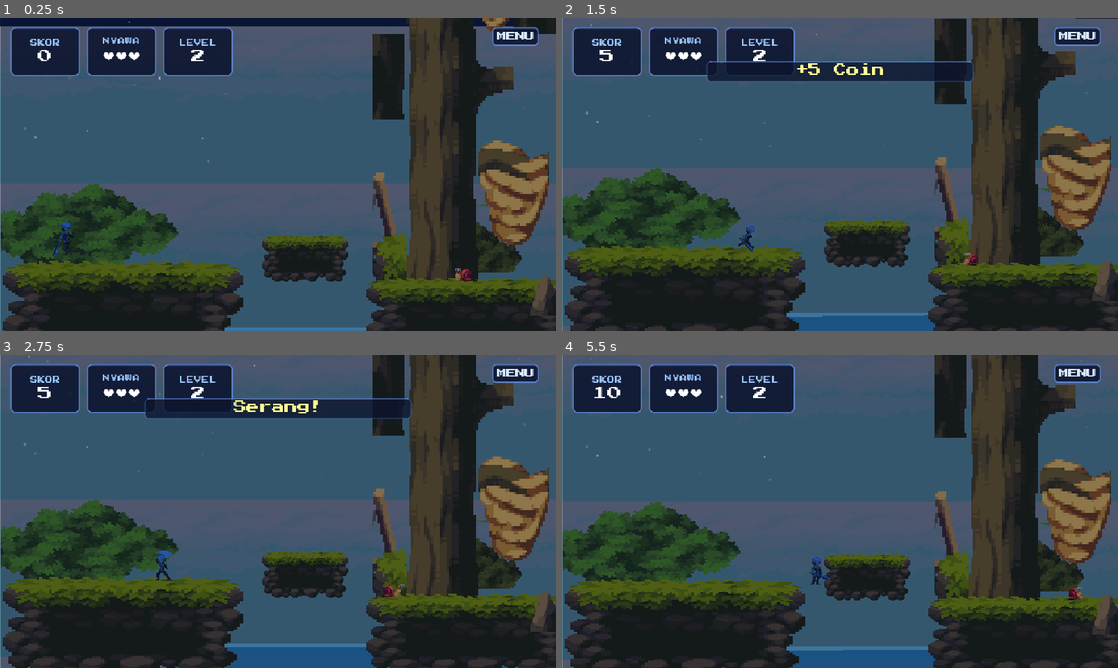
Above: before the commit, frames 1-4 (two rows, left to right).
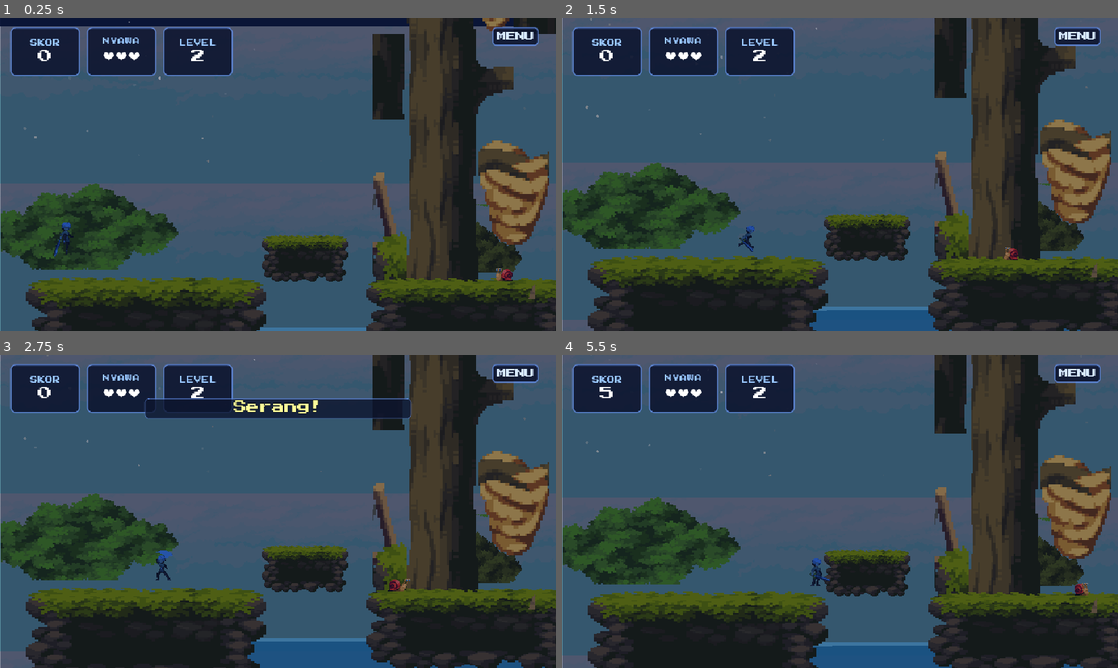
Above: after the commit, the same moments.

Repository: Destaanugra1/game-final
Game: Godot game, scene res://scenes/gameplay_level2.tscn
The game is run twice, just before and just after one commit, with the same random seed, the same clock (stepped at 60 frames per second) and the same inputs. This scene is started directly instead of the project's main scene.
Inputs (mouse positions are in pixels of both pictures, inside the frame that each line leads up to):
- Up to frame 1 (0.25 s): no input
- Up to frame 2 (1.5 s): tap Enter (ui_accept) at 0.5, 0.77 s; move the mouse to (962, 158) at 0.52 s; hold E 0.53-1.28 s; hold Right (ui_right) from 0.53 s (still down); click (962, 158) at 0.67 s; move the mouse to (728, 190) at 1.27 s; tap E at 1.35 s
- Up to frame 3 (2.75 s): tap Enter (ui_accept) at 1.52 s; move the mouse to (333, 442) at 2.02 s; release Right (ui_right) at 2.03 s; hold Left (ui_left) from 2.03 s (still down); hold J from 2.03 s (still down); tap E at 2.3 s
- Up to frame 4 (5.5 s): move the mouse to (812, 574) at 2.77 s; release Left (ui_left) at 2.78 s; release J at 2.78 s; hold Right (ui_right) 2.78-4.28 s; tap E at 2.85, 4.55 s; click (812, 574) at 2.92 s; tap Enter (ui_accept) at 3.02, 3.77, 4.52 s; move the mouse to (1006, 558) at 3.52 s; hold E 3.53-4.28 s; move the mouse to (673, 464) at 4.27 s; hold Left (ui_left) 4.28-5.03 s; tap J at 4.35 s; move the mouse to (867, 511) at 5.02 s; hold Right (ui_right) from 5.03 s (still down); hold E from 5.03 s (still down); click (867, 511) at 5.17 s

The runs differ from the first frame. In frame 1, 6.4% of the frame differs, in the area x 0-100%, y 77-100%; in frame 2, 19%, in the area x 0-100%, y 0-100%; in frame 3, 17%; in frame 4, 15%.

Commit message:
update ui

Diff:
--- a/scenes/gameplay.tscn
+++ b/scenes/gameplay.tscn
@@ -277,7 +277,7 @@
 disabled = true
 
 [node name="NPC" type="Area2D" parent="." unique_id=2015113257]
-position = Vector2(1506, 402)
+position = Vector2(1480, 424)
 
 [node name="CollisionShape2D" type="CollisionShape2D" parent="NPC" unique_id=446814477]
 position = Vector2(2, -21)
@@ -365,6 +365,7 @@
 hframes = 4
 
 [node name="Coins" type="Node2D" parent="." unique_id=2088434822]
+z_index = 3
 
 [node name="Coin1" type="Area2D" parent="Coins" unique_id=299527681]
 position = Vector2(260, 380)
@@ -409,7 +410,7 @@
 [node name="Drops" type="Node2D" parent="." unique_id=764341648]
 
 [node name="Gate" type="Area2D" parent="." unique_id=1356160222]
-position = Vector2(1880, 380)
+position = Vector2(1880, 410)
 
 [node name="CollisionShape2D" type="CollisionShape2D" parent="Gate" unique_id=57549545]
 position = Vector2(-1, -8)
--- a/scenes/gameplay_level2.tscn
+++ b/scenes/gameplay_level2.tscn
@@ -50,7 +50,7 @@
 region = Rect2(224, 80, 112, 80)
 
 [sub_resource type="RectangleShape2D" id="RectGround400"]
-size = Vector2(471, 176)
+size = Vector2(338.25, 176)
 
 [sub_resource type="AtlasTexture" id="AtlasGroundTile"]
 atlas = ExtResource("8")
@@ -87,7 +87,7 @@
 [sub_resource type="RectangleShape2D" id="RectGate"]
 size = Vector2(28, 48)
 
-[node name="Gameplay" type="Node2D" unique_id=1777211901]
+[node name="Gameplay2" type="Node2D" unique_id=1777211901]
 script = ExtResource("1")
 
 [node name="DirectionalLight2D" type="DirectionalLight2D" parent="." unique_id=181473934]
@@ -164,25 +164,25 @@
 texture_filter = 1
 
 [node name="Ground1" type="StaticBody2D" parent="Environment" unique_id=1476998372]
-position = Vector2(200, 520)
+position = Vector2(220, 520)
 
 [node name="CollisionShape2D" type="CollisionShape2D" parent="Environment/Ground1" unique_id=214225764]
-position = Vector2(-4, 8)
+position = Vector2(41, 18)
 shape = SubResource("RectGround400")
 
 [node name="TextureRect" type="TextureRect" parent="Environment/Ground1" unique_id=1711587434]
-offset_left = -221.0
-offset_top = -120.0
-offset_right = 205.0
-offset_bottom = 76.0
+offset_left = -181.0
+offset_top = -92.0
+offset_right = 245.0
+offset_bottom = 104.0
 texture = SubResource("AtlasGroundTile")
 stretch_mode = 1
 
 [node name="Ground2" type="StaticBody2D" parent="Environment" unique_id=1333598761]
-position = Vector2(760, 520)
+position = Vector2(820, 520)
 
 [node name="CollisionShape2D" type="CollisionShape2D" parent="Environment/Ground2" unique_id=1826040495]
-position = Vector2(-52, 24)
+position = Vector2(-4.875, 24)
 shape = SubResource("RectGround400")
 
 [node name="TextureRect" type="TextureRect" parent="Environment/Ground2" unique_id=252040157]
@@ -194,7 +194,7 @@
 stretch_mode = 1
 
 [node name="Ground3" type="StaticBody2D" parent="Environment" unique_id=2099307223]
-position = Vector2(1320, 520)
+position = Vector2(1460, 520)
 
 [node name="CollisionShape2D" type="CollisionShape2D" parent="Environment/Ground3" unique_id=2040691035]
 position = Vector2(80.5, -9)
@@ -209,7 +209,7 @@
 stretch_mode = 1
 
 [node name="Ground4" type="StaticBody2D" parent="Environment" unique_id=575677417]
-position = Vector2(1840, 520)
+position = Vector2(2100, 520)
 
 [node name="CollisionShape2D" type="CollisionShape2D" parent="Environment/Ground4" unique_id=1414064257]
 position = Vector2(85, 4.5)
@@ -224,7 +224,7 @@
 stretch_mode = 1
 
 [node name="Platform1" type="StaticBody2D" parent="Environment" unique_id=1227320030]
-position = Vector2(480, 360)
+position = Vector2(520, 360)
 
 [node name="CollisionShape2D" type="CollisionShape2D" parent="Environment/Platform1" unique_id=2143368060]
 position = Vector2(9, 60)
@@ -239,7 +239,7 @@
 stretch_mode = 1
 
 [node name="Platform2" type="StaticBody2D" parent="Environment" unique_id=478084]
-position = Vector2(1040, 320)
+position = Vector2(1180, 310)
 
 [node name="CollisionShape2D" type="CollisionShape2D" parent="Environment/Platform2" unique_id=2041893284]
 position = Vector2(14, 115)
@@ -285,7 +285,7 @@
 disabled = true
 
 [node name="NPC" type="Area2D" parent="." unique_id=2015113257]
-position = Vector2(1496, 381)
+position = Vector2(1350, 424)
 
 [node name="CollisionShape2D" type="CollisionShape2D" parent="NPC" unique_id=446814477]
 position = Vector2(2, -44)
@@ -327,7 +327,7 @@
 autowrap_mode = 3
 
 [node name="NPC2" type="Area2D" parent="." unique_id=355578011]
-position = Vector2(1760, 360)
+position = Vector2(2650, 424)
 
 [node name="CollisionShape2D" type="CollisionShape2D" parent="NPC2" unique_id=162807071]
 position = Vector2(2, -30)
@@ -372,7 +372,7 @@
 [node name="Enemies" type="Node2D" parent="." unique_id=129552488]
 
 [node name="Snail1" type="Area2D" parent="Enemies" unique_id=1794894168 groups=["enemies"]]
-position = Vector2(620, 384)
+position = Vector2(770, 448)
 
 [node name="CollisionShape2D" type="CollisionShape2D" parent="Enemies/Snail1" unique_id=53000764]
 position = Vector2(120, 3)
@@ -384,7 +384,7 @@
 hframes = 8
 
 [node name="Snail2" type="Area2D" parent="Enemies" unique_id=998635796 groups=["enemies"]]
-position = Vector2(1581, 351)
+position = Vector2(1540, 448)
 
 [node name="CollisionShape2D" type="CollisionShape2D" parent="Enemies/Snail2" unique_id=538101880]
 position = Vector2(1, -27)
@@ -396,7 +396,7 @@
 hframes = 8
 
 [node name="Bee1" type="Area2D" parent="Enemies" unique_id=564008998 groups=["enemies"]]
-position = Vector2(930, 220)
+position = Vector2(1080, 220)
 
 [node name="CollisionShape2D" type="CollisionShape2D" parent="Enemies/Bee1" unique_id=1490406596]
 shape = SubResource("RectEnemyBee")
@@ -406,7 +406,7 @@
 hframes = 4
 
 [node name="Bee2" type="Area2D" parent="Enemies" unique_id=48350076 groups=["enemies"]]
-position = Vector2(1680, 190)
+position = Vector2(1840, 190)
 
 [node name="CollisionShape2D" type="CollisionShape2D" parent="Enemies/Bee2" unique_id=1282204363]
 shape = SubResource("RectEnemyBee")
@@ -416,7 +416,7 @@
 hframes = 4
 
 [node name="Snail3" type="Area2D" parent="Enemies" unique_id=271670753 groups=["enemies"]]
-position = Vector2(2439, 326)
+position = Vector2(2180, 448)
 
 [node name="CollisionShape2D" type="CollisionShape2D" parent="Enemies/Snail3" unique_id=32069544]
 position = Vector2(-1, -19)
@@ -428,7 +428,7 @@
 hframes = 8
 
 [node name="Bee3" type="Area2D" parent="Enemies" unique_id=1431134286 groups=["enemies"]]
-position = Vector2(2620, 170)
+position = Vector2(2660, 170)
 
 [node name="CollisionShape2D" type="CollisionShape2D" parent="Enemies/Bee3" unique_id=2077224003]
 shape = SubResource("RectEnemyBee")
@@ -438,9 +438,10 @@
 hframes = 4
 
 [node name="Coins" type="Node2D" parent="." unique_id=2088434822]
+z_index = 3
 
 [node name="Coin1" type="Area2D" parent="Coins" unique_id=299527681]
-position = Vector2(260, 380)
+position = Vector2(300, 390)
 
 [node name="CollisionShape2D" type="CollisionShape2D" parent="Coins/Coin1" unique_id=1631363916]
 shape = SubResource("RectCoin")
@@ -450,7 +451,7 @@
 texture = SubResource("AtlasCoin")
 
 [node name="Coin2" type="Area2D" parent="Coins" unique_id=1212097324]
-position = Vector2(480, 310)
+position = Vector2(560, 325)
 
 [node name="CollisionShape2D" type="CollisionShape2D" parent="Coins/Coin2" unique_id=736277769]
 shape = SubResource("RectCoin")
@@ -460,7 +461,7 @@
 texture = SubResource("AtlasCoin")
 
 [node name="Coin3" type="Area2D" parent="Coins" unique_id=929189304]
-position = Vector2(760, 380)
+position = Vector2(980, 390)
 
 [node name="CollisionShape2D" type="CollisionShape2D" parent="Coins/Coin3" unique_id=1798707987]
 shape = SubResource("RectCoin")
@@ -470,7 +471,7 @@
 texture = SubResource("AtlasCoin")
 
 [node name="Coin4" type="Area2D" parent="Coins" unique_id=1813796582]
-position = Vector2(1040, 260)
+position = Vector2(1340, 270)
 
 [node name="CollisionShape2D" type="CollisionShape2D" parent="Coins/Coin4" unique_id=175183519]
 shape = SubResource("RectCoin")
@@ -480,10 +481,9 @@
 texture = SubResource("AtlasCoin")
 
 [node name="Coin5" type="Area2D" parent="Coins" unique_id=645914191]
-position = Vector2(2260, 370)
+position = Vector2(2240, 390)
 
 [node name="CollisionShape2D" type="CollisionShape2D" parent="Coins/Coin5" unique_id=1975754671]
-position = Vector2(-0.5, 0)
 shape = SubResource("RectCoin")
 
 [node name="Visual" type="Sprite2D" parent="Coins/Coin5" unique_id=176665949]
@@ -503,7 +503,7 @@
 [node name="Drops" type="Node2D" parent="." unique_id=764341648]
 
 [node name="Gate" type="Area2D" parent="." unique_id=1356160222]
-position = Vector2(1879, 386)
+position = Vector2(2960, 410)
 
 [node name="CollisionShape2D" type="CollisionShape2D" parent="Gate" unique_id=57549545]
 position = Vector2(0, 1)
--- a/scenes/gameplay_level3.tscn
+++ b/scenes/gameplay_level3.tscn
@@ -15,7 +15,7 @@
 [ext_resource type="AudioStream" uid="uid://c4suviqctqm4" path="res://assets/sounds/mixkit-video-game-treasure-2066.wav" id="12_72rua"]
 
 [sub_resource type="RectangleShape2D" id="RectRiver"]
-size = Vector2(2500, 80)
+size = Vector2(4200, 80)
 
 [sub_resource type="Shader" id="ShaderWater"]
 code = "shader_type canvas_item;
@@ -50,14 +50,14 @@
 region = Rect2(224, 80, 112, 80)
 
 [sub_resource type="RectangleShape2D" id="RectGround400"]
-size = Vector2(460.875, 176)
+size = Vector2(460.875, 137)
 
 [sub_resource type="AtlasTexture" id="AtlasGroundTile"]
 atlas = ExtResource("8")
 region = Rect2(0, 0, 80, 80)
 
 [sub_resource type="RectangleShape2D" id="RectGround320"]
-size = Vector2(320, 240)
+size = Vector2(320, 182)
 
 [sub_resource type="RectangleShape2D" id="RectPlatform"]
 size = Vector2(158, 70)
@@ -114,17 +114,17 @@
 
 [node name="ContinuousRiver" type="Area2D" parent="." unique_id=727260417 groups=["hazards"]]
 z_index = -1
-position = Vector2(1550, 560)
+position = Vector2(2000, 560)
 
 [node name="CollisionShape2D" type="CollisionShape2D" parent="ContinuousRiver" unique_id=1833917765]
-position = Vector2(53, 49)
+position = Vector2(0, 49)
 shape = SubResource("RectRiver")
 
 [node name="Water" type="ColorRect" parent="ContinuousRiver" unique_id=1950174574]
 material = SubResource("MaterialWater")
-offset_left = -1250.0
+offset_left = -2100.0
 offset_top = -20.0
-offset_right = 1250.0
+offset_right = 2100.0
 offset_bottom = 60.0
 
 [node name="DecorBack" type="Node2D" parent="." unique_id=1893054248]
@@ -171,59 +171,61 @@
 shape = SubResource("RectGround400")
 
 [node name="TextureRect" type="TextureRect" parent="Environment/Ground1" unique_id=1711587434]
-offset_left = -221.0
-offset_top = -120.0
-offset_right = 205.0
-offset_bottom = 76.0
+offset_left = -240.0
+offset_top = -88.0
+offset_right = 230.0
+offset_bottom = 100.0
 texture = SubResource("AtlasGroundTile")
 stretch_mode = 1
 
 [node name="Ground2" type="StaticBody2D" parent="Environment" unique_id=1333598761]
-position = Vector2(760, 520)
+position = Vector2(800, 520)
 
 [node name="CollisionShape2D" type="CollisionShape2D" parent="Environment/Ground2" unique_id=1826040495]
 position = Vector2(-37.875, 24)
 shape = SubResource("RectGround400")
 
 [node name="TextureRect" type="TextureRect" parent="Environment/Ground2" unique_id=252040157]
-offset_left = -193.0
-offset_top = -86.0
-offset_right = 176.0
-offset_bottom = 73.0
+offset_left = -270.0
+offset_top = -88.0
+offset_right = 195.0
+offset_bottom = 100.0
+size_flags_horizontal = 0
 texture = SubResource("AtlasGroundTile")
 stretch_mode = 1
 
 [node name="Ground3" type="StaticBody2D" parent="Environment" unique_id=2099307223]
-position = Vector2(1320, 520)
+position = Vector2(1460, 520)
 
 [node name="CollisionShape2D" type="CollisionShape2D" parent="Environment/Ground3" unique_id=2040691035]
-position = Vector2(87, -9)
+position = Vector2(87, 10.5)
 shape = SubResource("RectGround400")
 
 [node name="TextureRect" type="TextureRect" parent="Environment/Ground3" unique_id=442258486]
-offset_left = -163.0
-offset_top = -111.0
-offset_right = 326.0
-offset_bottom = -31.0
+offset_left = -150.0
+offset_top = -82.0
+offset_right = 320.0
+offset_bottom = 100.0
 texture = SubResource("AtlasGroundTile")
 stretch_mode = 1
 
 [node name="Ground4" type="StaticBody2D" parent="Environment" unique_id=575677417]
-position = Vector2(1840, 520)
+position = Vector2(2100, 520)
 
 [node name="CollisionShape2D" type="CollisionShape2D" parent="Environment/Ground4" unique_id=1414064257]
+position = Vector2(0, 29)
 shape = SubResource("RectGround320")
 
 [node name="TextureRect" type="TextureRect" parent="Environment/Ground4" unique_id=487832965]
-offset_left = -160.0
-offset_top = -120.0
-offset_right = 160.0
-offset_bottom = -40.0
+offset_left = -170.0
+offset_top = -88.0
+offset_right = 170.0
+offset_bottom = 100.0
 texture = SubResource("AtlasGroundTile")
 stretch_mode = 1
 
 [node name="Platform1" type="StaticBody2D" parent="Environment" unique_id=1227320030]
-position = Vector2(480, 360)
+position = Vector2(500, 360)
 
 [node name="CollisionShape2D" type="CollisionShape2D" parent="Environment/Platform1" unique_id=2143368060]
 position = Vector2(9, 60)
@@ -238,7 +240,7 @@
 stretch_mode = 1
 
 [node name="Platform2" type="StaticBody2D" parent="Environment" unique_id=478084]
-position = Vector2(1040, 320)
+position = Vector2(1130, 360)
 
 [node name="CollisionShape2D" type="CollisionShape2D" parent="Environment/Platform2" unique_id=2041893284]
 position = Vector2(14, 115)
@@ -269,7 +271,7 @@
 position = Vector2(0, -120)
 limit_left = 0
 limit_top = 0
-limit_right = 3040
+limit_right = 3840
 limit_bottom = 600
 position_smoothing_enabled = true
 position_smoothing_speed = 8.0
@@ -284,7 +286,7 @@
 disabled = true
 
 [node name="NPC" type="Area2D" parent="." unique_id=2015113257]
-position = Vector2(1496, 381)
+position = Vector2(1700, 424)
 
 [node name="CollisionShape2D" type="CollisionShape2D" parent="NPC" unique_id=446814477]
 position = Vector2(2, -44)
@@ -326,7 +328,7 @@
 autowrap_mode = 3
 
 [node name="NPC2" type="Area2D" parent="." unique_id=355578011]
-position = Vector2(1746, 367)
+position = Vector2(2600, 424)
 
 [node name="CollisionShape2D" type="CollisionShape2D" parent="NPC2" unique_id=162807071]
 position = Vector2(1.5, -13.5)
@@ -371,7 +373,7 @@
 [node name="Enemies" type="Node2D" parent="." unique_id=129552488]
 
 [node name="Snail1" type="Area2D" parent="Enemies" unique_id=1794894168 groups=["enemies"]]
-position = Vector2(620, 384)
+position = Vector2(800, 448)
 
 [node name="CollisionShape2D" type="CollisionShape2D" parent="Enemies/Snail1" unique_id=53000764]
 position = Vector2(120, 3)
@@ -383,7 +385,7 @@
 hframes = 8
 
 [node name="Snail2" type="Area2D" parent="Enemies" unique_id=998635796 groups=["enemies"]]
-position = Vector2(1286, 353)
+position = Vector2(2100, 448)
 
 [node name="CollisionShape2D" type="CollisionShape2D" parent="Enemies/Snail2" unique_id=538101880]
 position = Vector2(1, -27)
@@ -395,7 +397,7 @@
 hframes = 8
 
 [node name="Bee1" type="Area2D" parent="Enemies" unique_id=564008998 groups=["enemies"]]
-position = Vector2(930, 220)
+position = Vector2(800, 200)
 
 [node name="CollisionShape2D" type="CollisionShape2D" parent="Enemies/Bee1" unique_id=1490406596]
 shape = SubResource("RectEnemyBee")
@@ -405,7 +407,7 @@
 hframes = 4
 
 [node name="Bee2" type="Area2D" parent="Enemies" unique_id=48350076 groups=["enemies"]]
-position = Vector2(1680, 190)
+position = Vector2(1450, 200)
 
 [node name="CollisionShape2D" type="CollisionShape2D" parent="Enemies/Bee2" unique_id=1282204363]
 shape = SubResource("RectEnemyBee")
@@ -415,7 +417,7 @@
 hframes = 4
 
 [node name="Snail3" type="Area2D" parent="Enemies" unique_id=271670753 groups=["enemies"]]
-position = Vector2(2460, 384)
+position = Vector2(2750, 448)
 
 [node name="CollisionShape2D" type="CollisionShape2D" parent="Enemies/Snail3" unique_id=32069544]
 position = Vector2(0, -1)
@@ -427,7 +429,7 @@
 hframes = 8
 
 [node name="Bee3" type="Area2D" parent="Enemies" unique_id=1431134286 groups=["enemies"]]
-position = Vector2(2620, 170)
+position = Vector2(2150, 200)
 
 [node name="CollisionShape2D" type="CollisionShape2D" parent="Enemies/Bee3" unique_id=2077224003]
 shape = SubResource("RectEnemyBee")
@@ -437,9 +439,10 @@
 hframes = 4
 
 [node name="Coins" type="Node2D" parent="." unique_id=2088434822]
+z_index = 3
 
 [node name="Coin1" type="Area2D" parent="Coins" unique_id=299527681]
-position = Vector2(260, 380)
+position = Vector2(400, 390)
 
 [node name="CollisionShape2D" type="CollisionShape2D" parent="Coins/Coin1" unique_id=1631363916]
 shape = SubResource("RectCoin")
@@ -449,7 +452,7 @@
 texture = SubResource("AtlasCoin")
 
 [node name="Coin2" type="Area2D" parent="Coins" unique_id=1212097324]
-position = Vector2(480, 310)
+position = Vector2(600, 280)
 
 [node name="CollisionShape2D" type="CollisionShape2D" parent="Coins/Coin2" unique_id=736277769]
 shape = SubResource("RectCoin")
@@ -459,7 +462,7 @@
 texture = SubResource("AtlasCoin")
 
 [node name="Coin3" type="Area2D" parent="Coins" unique_id=929189304]
-position = Vector2(760, 380)
+position = Vector2(1200, 390)
 
 [node name="CollisionShape2D" type="CollisionShape2D" parent="Coins/Coin3" unique_id=1798707987]
 shape = SubResource("RectCoin")
@@ -469,7 +472,7 @@
 texture = SubResource("AtlasCoin")
 
 [node name="Coin4" type="Area2D" parent="Coins" unique_id=1813796582]
-position = Vector2(1040, 260)
+position = Vector2(1400, 280)
 
 [node name="CollisionShape2D" type="CollisionShape2D" parent="Coins/Coin4" unique_id=175183519]
 shape = SubResource("RectCoin")
@@ -479,7 +482,7 @@
 texture = SubResource("AtlasCoin")
 
 [node name="Coin5" type="Area2D" parent="Coins" unique_id=645914191]
-position = Vector2(2260, 370)
+position = Vector2(2000, 390)
 
 [node name="CollisionShape2D" type="CollisionShape2D" parent="Coins/Coin5" unique_id=1975754671]
 shape = SubResource("RectCoin")
@@ -489,7 +492,7 @@
 texture = SubResource("AtlasCoin")
 
 [node name="Coin6" type="Area2D" parent="Coins" unique_id=736625498]
-position = Vector2(2620, 280)
+position = Vector2(2200, 280)
 
 [node name="CollisionShape2D" type="CollisionShape2D" parent="Coins/Coin6" unique_id=242292999]
 shape = SubResource("RectCoin")
@@ -501,7 +504,7 @@
 [node name="Drops" type="Node2D" parent="." unique_id=764341648]
 
 [node name="Gate" type="Area2D" parent="." unique_id=1356160222]
-position = Vector2(1879, 386)
+position = Vector2(3700, 410)
 
 [node name="CollisionShape2D" type="CollisionShape2D" parent="Gate" unique_id=57549545]
 position = Vector2(0, 1)
--- a/scripts/gameplay_level2.gd
+++ b/scripts/gameplay_level2.gd
@@ -153,13 +153,14 @@
 func _ensure_obstacles() -> void:
 	if has_node("Environment/ObstacleA"):
 		return
-	# Tiap obstacle pakai region batu berbeda dari Props-Rocks.png
-	_add_obstacle("ObstacleA", Vector2(940,  484), Vector2(64, 72),  Rect2(0,   0,  64, 64))
-	_add_obstacle("ObstacleB", Vector2(1740, 484), Vector2(84, 84),  Rect2(64,  0,  64, 64))
-	_add_obstacle("ObstacleC", Vector2(2280, 484), Vector2(72, 80),  Rect2(128, 0,  64, 64))
-	_add_obstacle("ObstacleD", Vector2(2680, 484), Vector2(80, 96),  Rect2(0,   64, 64, 64))
-
-func _add_obstacle(obstacle_name: String, pos: Vector2, size: Vector2, rock_region: Rect2) -> void:
+	# Batu dekoratif menggunakan region proporsional dari Props-Rocks.png
+	# Scale seragam 2x agar pixel art tetap tajam, posisi Y di atas ground
+	_add_obstacle("ObstacleA", Vector2(900,  465), Vector2(48, 50),  Rect2(0,   0,  24, 25), Vector2(2.0, 2.0))
+	_add_obstacle("ObstacleB", Vector2(1700, 460), Vector2(56, 56),  Rect2(27,  0,  28, 28), Vector2(2.0, 2.0))
+	_add_obstacle("ObstacleC", Vector2(2250, 462), Vector2(44, 52),  Rect2(58,  0,  22, 26), Vector2(2.0, 2.0))
+	_add_obstacle("ObstacleD", Vector2(2700, 458), Vector2(52, 60),  Rect2(83,  0,  26, 30), Vector2(2.0, 2.0))
+
+func _add_obstacle(obstacle_name: String, pos: Vector2, size: Vector2, rock_region: Rect2, sc: Vector2 = Vector2(2.0, 2.0)) -> void:
 	var body := StaticBody2D.new()
 	body.name     = obstacle_name
 	body.position = pos
@@ -167,13 +168,13 @@
 	var rect := RectangleShape2D.new()
 	rect.size = size
 	col.shape = rect
-	# Ganti Polygon2D merah dengan sprite batu dari Props-Rocks.png
+	# Sprite batu dari Props-Rocks.png dengan scale proporsional
 	var atlas := AtlasTexture.new()
 	atlas.atlas  = load("res://assets/Props-Rocks.png")
 	atlas.region = rock_region
 	var visual := Sprite2D.new()
 	visual.texture = atlas
-	visual.scale   = Vector2(size.x / rock_region.size.x, size.y / rock_region.size.y)
+	visual.scale   = sc
 	body.add_child(col)
 	body.add_child(visual)
 	$Environment.add_child(body)
@@ -275,19 +276,21 @@
 		if has_node("Coins/" + cd[0]):
 			$Coins.get_node(cd[0]).position = cd[1]
 
-	# Musuh
-	if has_node("Enemies/Snail1"): $Enemies/Snail1.position = Vector2(700,  448)
-	if has_node("Enemies/Snail2"): $Enemies/Snail2.position = Vector2(1580, 448)
-	if has_node("Enemies/Snail3"): $Enemies/Snail3.position = Vector2(2460, 448)
+	# Musuh — posisi awal di tengah ground masing-masing
+	if has_node("Enemies/Snail1"): $Enemies/Snail1.position = Vector2(770,  448)
+	if has_node("Enemies/Snail2"): $Enemies/Snail2.position = Vector2(1540, 448)
+	if has_node("Enemies/Snail3"): $Enemies/Snail3.position = Vector2(2180, 448)
 	if has_node("Enemies/Bee1"):   $Enemies/Bee1.position   = Vector2(1080, 220)
 	if has_node("Enemies/Bee2"):   $Enemies/Bee2.position   = Vector2(1840, 190)
 	if has_node("Enemies/Bee3"):   $Enemies/Bee3.position   = Vector2(2660, 170)
 
 func _spawn_enemies() -> void:
+	# Patrol range keong dibatasi agar tetap di atas ground platform
+	# Ground2: ~533-1004, Ground3: ~1305-1776, Ground4: ~1940-2430
 	var enemy_configs := [
-		["Snail1", "snail", 520.0,  1000.0, 448.0],
-		["Snail2", "snail", 1180.0, 1780.0, 448.0],
-		["Snail3", "snail", 2100.0, 2800.0, 448.0],
+		["Snail1", "snail", 560.0,   980.0, 448.0],  # di Ground2
+		["Snail2", "snail", 1330.0, 1750.0, 448.0],  # di Ground3
+		["Snail3", "snail", 1960.0, 2400.0, 448.0],  # di Ground4
 		["Bee1",   "bee",   820.0,  1410.0, 220.0],
 		["Bee2",   "bee",   1500.0, 2240.0, 190.0],
 		["Bee3",   "bee",   2350.0, 2940.0, 170.0],
--- a/scripts/gameplay_level3.gd
+++ b/scripts/gameplay_level3.gd
@@ -142,10 +142,10 @@
 		return
 	var body := StaticBody2D.new()
 	body.name = "Level2Floor"
-	body.position = Vector2(1700, 520)
+	body.position = Vector2(2000, 520)
 	var col  := CollisionShape2D.new()
 	var rect := RectangleShape2D.new()
-	rect.size = Vector2(3350, 76)
+	rect.size = Vector2(4200, 76)
 	col.shape = rect
 	body.add_child(col)
 	$Environment.add_child(body)
@@ -181,7 +181,22 @@
 func _ensure_extended_area() -> void:
 	# Perluas background agar menutupi seluruh map
 	if has_node("BackgroundArt"):
-		$BackgroundArt.offset_right = 4000.0
+		$BackgroundArt.offset_right = 4200.0
+
+	# Perluas Sky agar menutupi seluruh map
+	if has_node("Sky"):
+		$Sky.offset_right = 4200.0
+
+	# Perluas NightOverlay agar menutupi seluruh map
+	if has_node("NightOverlay"):
+		$NightOverlay.offset_right = 4200.0
+
+	# Perluas water visual agar menutupi seluruh map
+	if has_node("ContinuousRiver/Water"):
+		$ContinuousRiver/Water.offset_left  = -2200.0
+		$ContinuousRiver/Water.offset_right  = 2200.0
+	if has_node("ContinuousRiver"):
+		$ContinuousRiver.position.x = 2000.0
 
 	# Helper untuk membuat visual ground
 	var make_g = func(g_name: String, g_width: float):
@@ -241,6 +256,7 @@
 	_add_decor_tree("Tree5", Vector2(2560, 355), Vector2(1.5, 1.5), Rect2(224, 0,  112, 80))
 	_add_decor_tree("Tree6", Vector2(2860, 370), Vector2(1.3, 1.4), Rect2(224, 80, 112, 80))
 	_add_decor_tree("Tree7", Vector2(3360, 360), Vector2(1.6, 1.6), Rect2(224, 0,  112, 80))
+	_add_decor_tree("Tree8", Vector2(3700, 365), Vector2(1.4, 1.5), Rect2(224, 80, 112, 80))
 
 	# Hapus floor invisible bawaan Level 2
 	if has_node("Environment/Level2Floor"):
